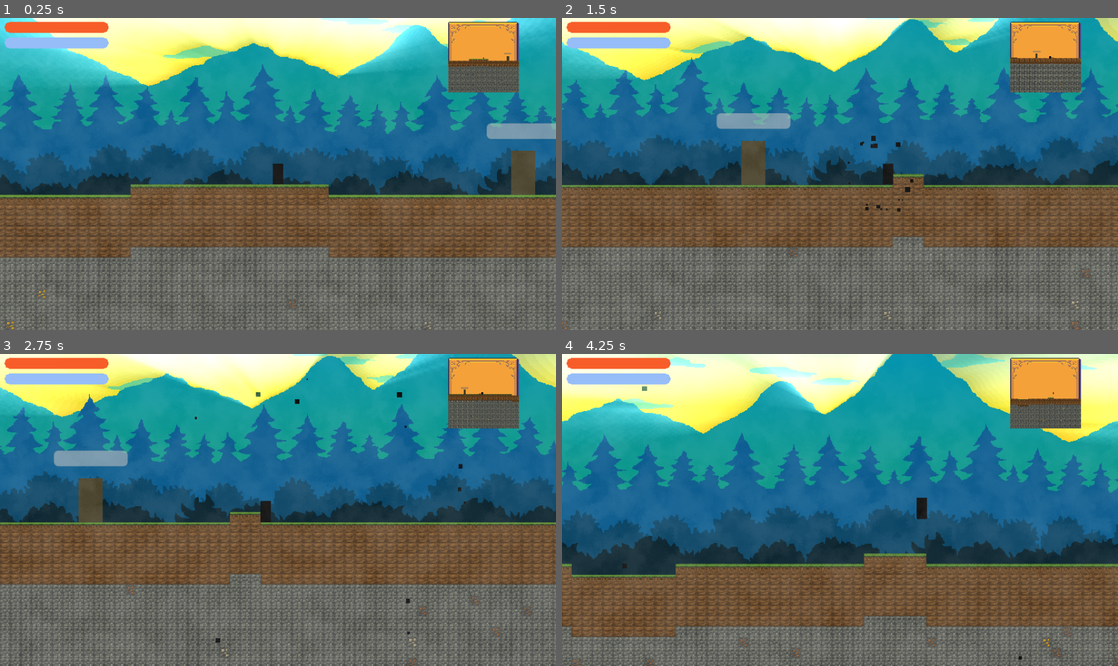
Above: before the commit, frames 1-4 (two rows, left to right).
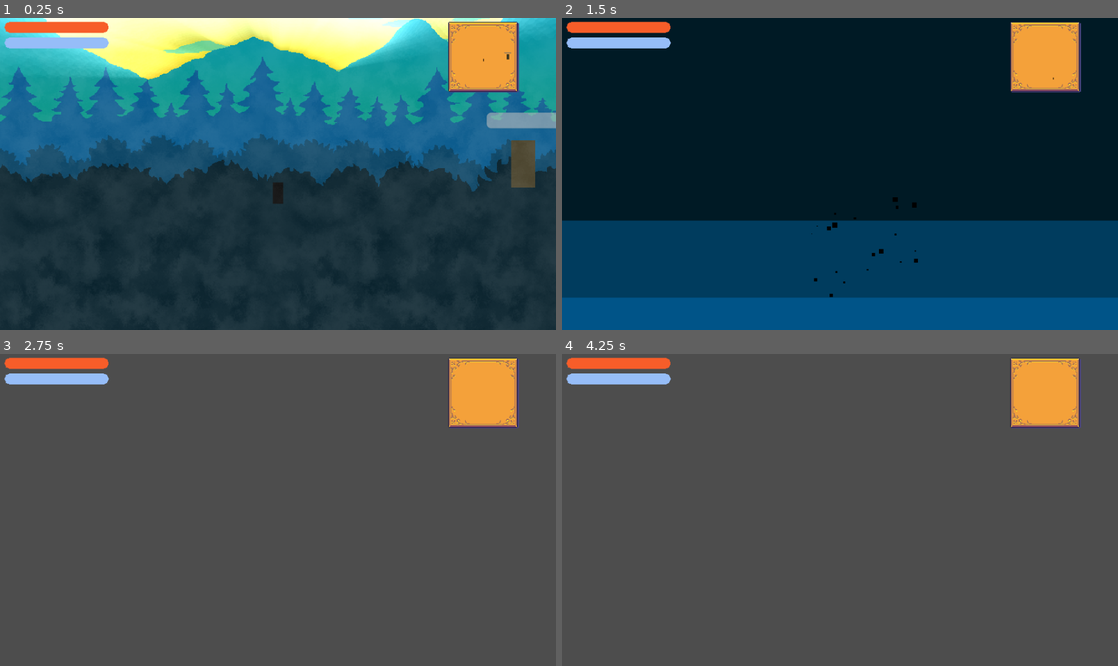
Above: after the commit, the same moments.

Repository: terriblepanic/first-game
Game: Godot game, scene res://scenes/Main.tscn
The game is run twice, just before and just after one commit, with the same random seed, the same clock (stepped at 60 frames per second) and the same inputs.
Inputs (mouse positions are in pixels of both pictures, inside the frame that each line leads up to):
- Up to frame 1 (0.25 s): no input
- Up to frame 2 (1.5 s): move the mouse to (962, 158) at 0.52 s; hold D (move_right) from 0.53 s (still down); click (962, 158) at 0.6 s; tap Space (jump) at 0.77 s; move the mouse to (728, 189) at 1.27 s; click (728, 189) at 1.35 s
- Up to frame 3 (2.75 s): tap Space (jump) at 1.52 s; move the mouse to (333, 441) at 2.02 s; release D (move_right) at 2.03 s; hold A (move_left) from 2.03 s (still down); click (333, 441) at 2.1 s
- Up to frame 4 (4.25 s): move the mouse to (812, 572) at 2.77 s; release A (move_left) at 2.78 s; hold D (move_right) from 2.78 s (still down); click (812, 572) at 2.85 s; tap Space (jump) at 3.02, 3.77 s; move the mouse to (1006, 556) at 3.52 s; click (1006, 556) at 3.6 s

The runs differ from the first frame. In frame 1, 61% of the frame differs, in the area x 0-100%, y 0-100%; in frame 2, 95%; in frame 3, 85%; in frame 4, 91%.
Error after the commit: Parse Error: Used space character for indentation instead of tab as used before in the file. (res://scripts/world_map.gd:76)

Commit message:
Add cave generation using noise

Diff:
--- a/scripts/world_map.gd
+++ b/scripts/world_map.gd
@@ -9,6 +9,9 @@
 @export var dirt_depth:     int = 5
 @export var sea_level:      int = 20
 @export var beach_width:    int = 3
+
+# Порог для шума пещер: значения выше создают пустоты
+@export var cave_threshold: float = 0.5
 
 # Шансы руды
 @export var ore_chances := {
@@ -72,14 +75,20 @@
 
 	var ore_min_depth = surface_base + dirt_depth
 
-	for x in range(world_width):
-		var h = surface_base + int(noise_surface.get_noise_2d(x, 0) * surface_amp)
+        for x in range(world_width):
+                var h = surface_base + int(noise_surface.get_noise_2d(x, 0) * surface_amp)
 
-		for y in range(world_height):
-			if y < h:
-				continue
+                for y in range(world_height):
+                        if y < h:
+                                continue
 
-			var terrain: int
+                        # значение шума пещер
+                        var cave_val = noise_cave.get_noise_2d(x, y)
+                        if cave_val > cave_threshold:
+                                # пропускаем ячейки, где должен быть туннель
+                                continue
+
+                        var terrain: int
 
 			if y == h:
 				# пляж
